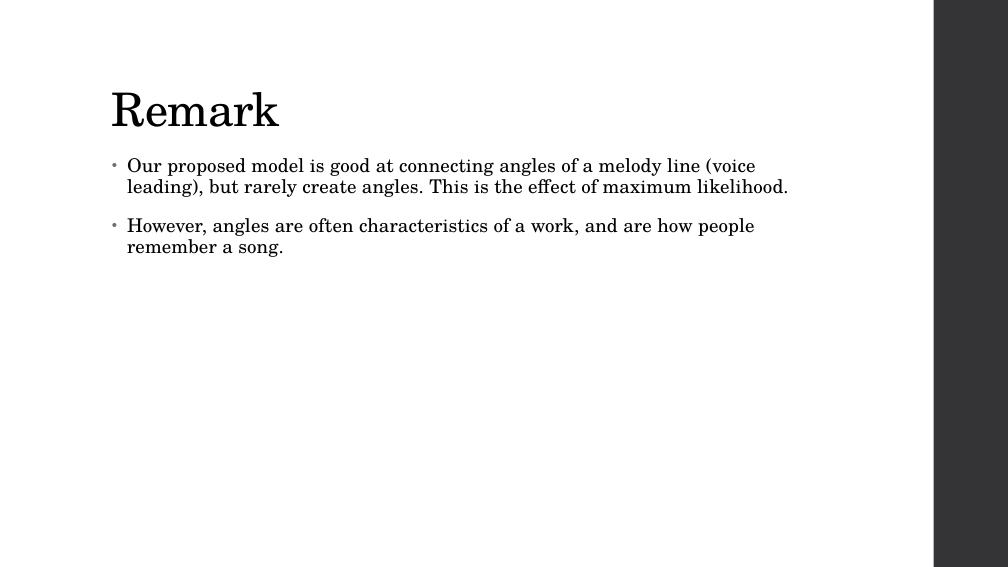
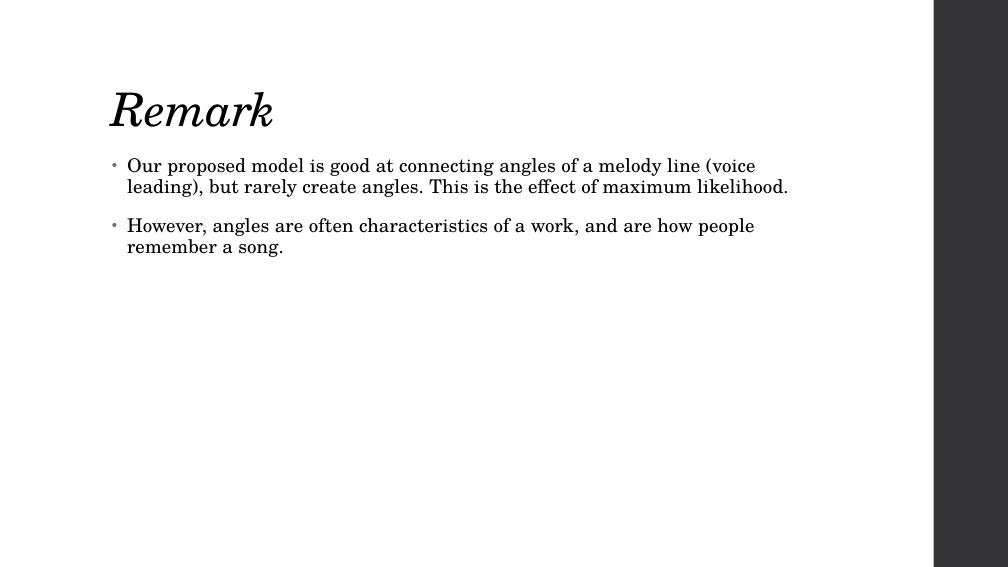
Before and after one commit to Rajon010/MD2016_Final, a slide deck: slide 10 of presentation.pptx. Drawn at 1008x567 pixels with LibreOffice and Linux fonts; fonts in the diff are those of the drawing. Boxes give left, top, right and bottom in pixels: in the first picture for what was removed or moved away, otherwise in the second. Text is boxed around its words. In the diff, an @@ line names an element or a change of style, - is before the commit and + after.

Commit message:
tilt word

```diff
--- a/presentation.pptx
+++ b/presentation.pptx
@@ title "Remark" at [112,92,277,127]: italic on @@
```
